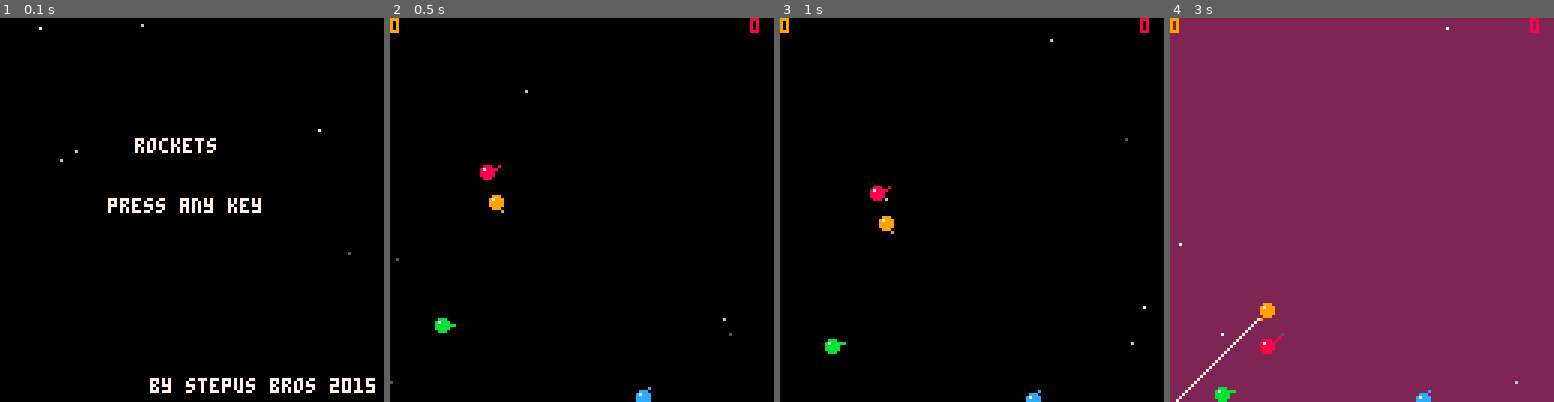
Above: before the commit, frames 1-4 (left to right).
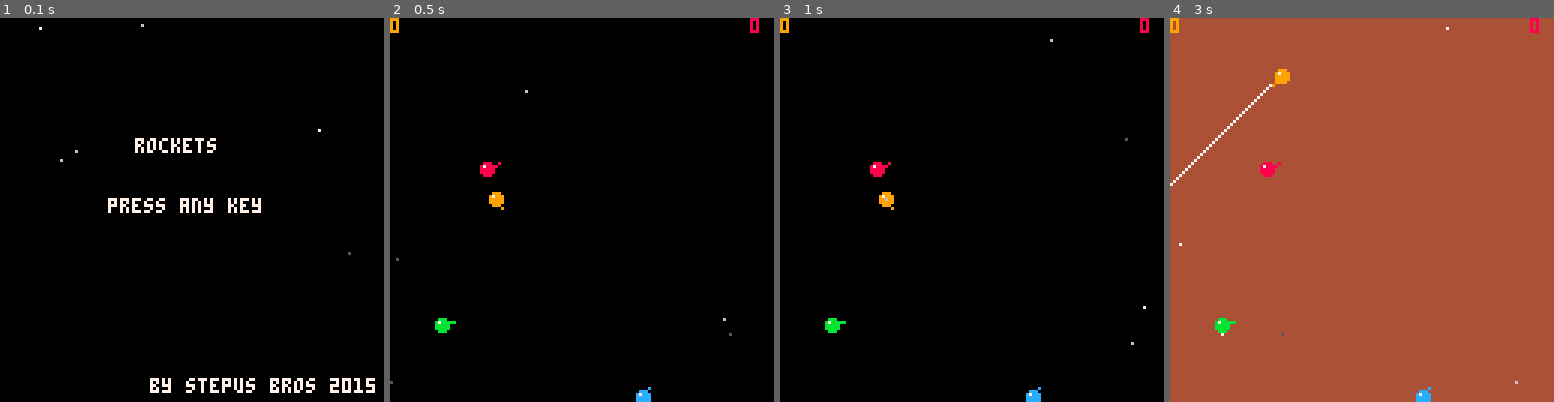
Above: after the commit, the same moments.

Repository: Stepus/rockets
Game: PICO-8 cartridge rockets.p8
The game is run twice, just before and just after one commit, with the same random seed, the same clock (stepped at 60 frames per second) and the same inputs.
Inputs:
- Up to frame 1 (0.1 s): no input
- Up to frame 2 (0.5 s): tap X (X key) at 0.33 s
- Up to frame 3 (1 s): tap O (Z key) at 0.7 s
- Up to frame 4 (3 s): tap X (X key) at 1.07, 1.85, 2.97 s; hold Right 1.6-2.1 s; tap O (Z key) every 0.4 s from 1.7 to 2.9 s; hold Up 2.15-2.42 s; hold Right from 2.47 s (still down)

Frame 1 is identical in both runs. In frame 2, 0.2% of the frame differs, in the area x 15-30%, y 37-81%; in frame 3, 0.9%; in frame 4, 100%, in the area x 0-100%, y 0-100%.

Commit message:
uprava kodu

Diff:
--- a/rockets.p8
+++ b/rockets.p8
@@ -5,8 +5,13 @@
 --by stepus bros.
 
 thrustspeed=0.2
+firerecoil=1
+hitrecoil=7
 anglespeed=0.04
-gravity=0.05
+gravity=0.00
+playercolors={9,8,11,12}
+firecolors={4,2,3,1}
+thrustsounds={8,9,8,8}
 
 function _init()
 	cls()
@@ -15,7 +20,7 @@
  p3=initplayer(3)
  p4=initplayer(4)
 
-	p={p1,p2,p3,p4}
+	players={p1,p2,p3,p4}
 
  sfx(1)
  while(btn() == 0) do
@@ -33,25 +38,26 @@
 
 function initplayer(id)
  p={}
- p.id=id
- p.i=id-1
+ p.i=id
  p.x=rnd(127)
 	p.y=rnd(127)
 	p.a=rnd(1)
+	p.aa=0.0
 	p.ax=0.0
 	p.ay=0.0
 	p.vx=0.0
 	p.vy=0.0
 	p.p=0
+	p.h=false
  return p
 end
 
 function _update()
 
- foreach(p,updateplayer)
-
-
--- score
+ foreach(players,updateplayer)
+	foreach(players,updatefire)
+
+-- finish
  if ((p1.p > 9)or(p2.p > 9)) then
   winner = 8
   if(p1.p>p2.p)winner = 9
@@ -65,18 +71,19 @@
 function updateplayer(p)
 
  --input
- p.l=btn(0,p.i)
-	p.r=btn(1,p.i)
-	p.u=btn(2,p.i)
-	p.d=btn(3,p.i)
-	p.t=btn(2,p.i)
-	p.f=btnp(5,p.i)
-
-	--position
+ p.l=btn(0,p.i-1)
+	p.r=btn(1,p.i-1)
+	p.u=btn(2,p.i-1)
+	p.d=btn(3,p.i-1)
+	p.t=btn(2,p.i-1)
+	p.f=btnp(5,p.i-1)
+
+	if (p.t) sfx(thrustsounds[p.i])
+
+ --angle
 	if (p.l)p.a-=anglespeed
 	if (p.r)p.a+=anglespeed
-
-	--angle
+	--p.a+=p.aa
 	p.ax=sin(p.a)
 	p.ay=cos(-p.a)
 
@@ -86,8 +93,11 @@
 	--friction
 	p.vx-=p.vx*0.05
 	p.vy-=p.vy*0.05
+	p.aa-=p.aa*0.1
 
  --velocity
+ if (p.f) p.vx-=(p.ax*firerecoil)
+	if (p.f) p.vy-=(p.ay*firerecoil)
 	if (p.t) p.vx+=(p.ax*thrustspeed)
 	if (p.t) p.vy+=(p.ay*thrustspeed)
 	p.x+=p.vx
@@ -95,7 +105,14 @@
 
 	--restrictions
 	if (p.a>0)p.a=p.a%1
-	if (p.x>127)then
+	if (p.aa>5)paa=5
+
+	bounce(p)
+
+end
+
+function bounce(p)
+if (p.x>127)then
 	 p.x = 127
 	 p.vx*=-1
 
@@ -121,80 +138,80 @@
 	end
 end
 
+function updatefire(p)
+
+ if(p.f) then
+  sfx(11)
+
+  for i=1,4 do --todo: count
+   if i ~= p.i then
+    playerfire(p,players[i])
+   end
+  end
+ end
+
+end
+
+function playerfire(p,p1)
+ for i = 5,200 do
+  if((p.x+(p.ax*i) > p1.x-3)and
+     (p.x+(p.ax*i) < p1.x+3))and
+     ((p.y+(p.ay*i) > p1.y-3)and
+     (p.y+(p.ay*i) < p1.y+3))then
+
+   p1.h=true
+   p1.vx+=(p.ax*hitrecoil)
+	  p1.vy+=(p.ay*hitrecoil)
+
+   sfx(14)
+
+   p.p += 1
+
+   break
+  end
+ end
+end
+
 function _draw()
  cls()
 
- if(p1.f)rectfill(0,0,127,127,2)
- if(p2.f)rectfill(0,0,127,127,13)
+ foreach(players,drawplayer)
+
+ --stars
  for i = 1,5 do
   circfill(rnd(127),rnd(127),0,rnd(3)+5)
  end
- color(9)
- line(p1.x,p1.y,p1.x+(p1.ax*4),p1.y+(p1.ay*4))
- circfill(p1.x,p1.y,2)
- rectfill(p1.x-1,p1.y-1,p1.x-1,p1.y-1,7)
- if(p1.t) then
-  line(p1.x-(p1.ax*5),p1.y-(p1.ay*5),p1.x-(p1.ax*7),p1.y-(p1.ay*7),10)
-  sfx(8)
- end
- if(p1.f) then
-  sfx(10)
-  for i = 5,200 do
-   if((p1.x+(p1.ax*i) > p2.x-3)and
-     (p1.x+(p1.ax*i) < p2.x+3))and
-     ((p1.y+(p1.ay*i) > p2.y-3)and
-     (p1.y+(p1.ay*i) < p2.y+3)) then
-    sfx(13)
-    circfill(p2.x,p2.y,6,7)
-    p2.x = rnd(127)
-    p2.y = rnd(127)
-    p2.a = rnd(1)
-    p1.p += 1
-   end
-  line(p1.x+(p1.ax*5),p1.y+(p1.ay*5),p1.x+(p1.ax*200),p1.y+(p1.ay*200),7)
-  end
- end
- color(8)
- line(p2.x,p2.y,p2.x+(p2.ax*4),p2.y+(p2.ay*4))
- circfill(p2.x,p2.y,2)
-  rectfill(p2.x-1,p2.y-1,p2.x-1,p2.y-1,7)
- if(p2.t) then
-  line(p2.x-(p2.ax*5),p2.y-(p2.ay*5), rnd(2)-1 + p2.x-(p2.ax*7),rnd(2)-1+p2.y-(p2.ay*7),10)
-
-  sfx(9)
- end
- if(p2.f) then
-  sfx(11)
-  for i = 5,200 do
-  if((p2.x+(p2.ax*i) > p1.x-3)and
-     (p2.x+(p2.ax*i) < p1.x+3))and
-     ((p2.y+(p2.ay*i) > p1.y-3)and
-     (p2.y+(p2.ay*i) < p1.y+3)) then
-   sfx(14)
-   circfill(p1.x,p1.y,6,7)
-   p1.x = rnd(127)
-   p1.y = rnd(127)
-   p1.a = rnd(1)
-   p2.p += 1
-  end
-  line(p2.x+(p2.ax*5),p2.y+(p2.ay*5),p2.x+(p2.ax*200),p2.y+(p2.ay*200),7)
-
- end
-
- end
 
  print (p1.p,0,0,9)
  print (p2.p,120,0,8)
 
- color(11)
- line(p3.x,p3.y,p3.x+(p3.ax*4),p3.y+(p3.ay*4))
- circfill(p3.x,p3.y,2)
- rectfill(p3.x-1,p3.y-1,p3.x-1,p3.y-1,7)
-
- color(12)
- line(p4.x,p4.y,p4.x+(p4.ax*4),p4.y+(p4.ay*4))
- circfill(p4.x,p4.y,2)
- rectfill(p4.x-1,p4.y-1,p4.x-1,p4.y-1,7)
+end
+
+function drawplayer(p)
+
+ --fire
+ if(p.f) then
+  rectfill(0,0,127,127,firecolors[p.i])
+  line(p.x+(p.ax*5),p.y+(p.ay*5),p.x+(p.ax*200),p.y+(p.ay*200),7)
+ end
+
+ --rocket
+ color(playercolors[p.i])
+ line(p.x,p.y,p.x+(p.ax*4),p.y+(p.ay*4))
+ circfill(p.x,p.y,2)
+ rectfill(p.x-1,p.y-1,p.x-1,p.y-1,7)
+
+ --thrust
+ if(p.t) then
+  line(p.x-(p.ax*5),p.y-(p.ay*5), rnd(2)-1 + p.x-(p.ax*7),rnd(2)-1+p.y-(p.ay*7),10)
+ end
+
+ --hit
+ if(p.h) then
+  circfill(p.x,p.y,6,7)
+  p.h=false
+ end
+
 end
 __gfx__
 00000000006660000000000000666000000000000066600000000000006660000000000000666000000000000066600000000000006660000000000000000000
